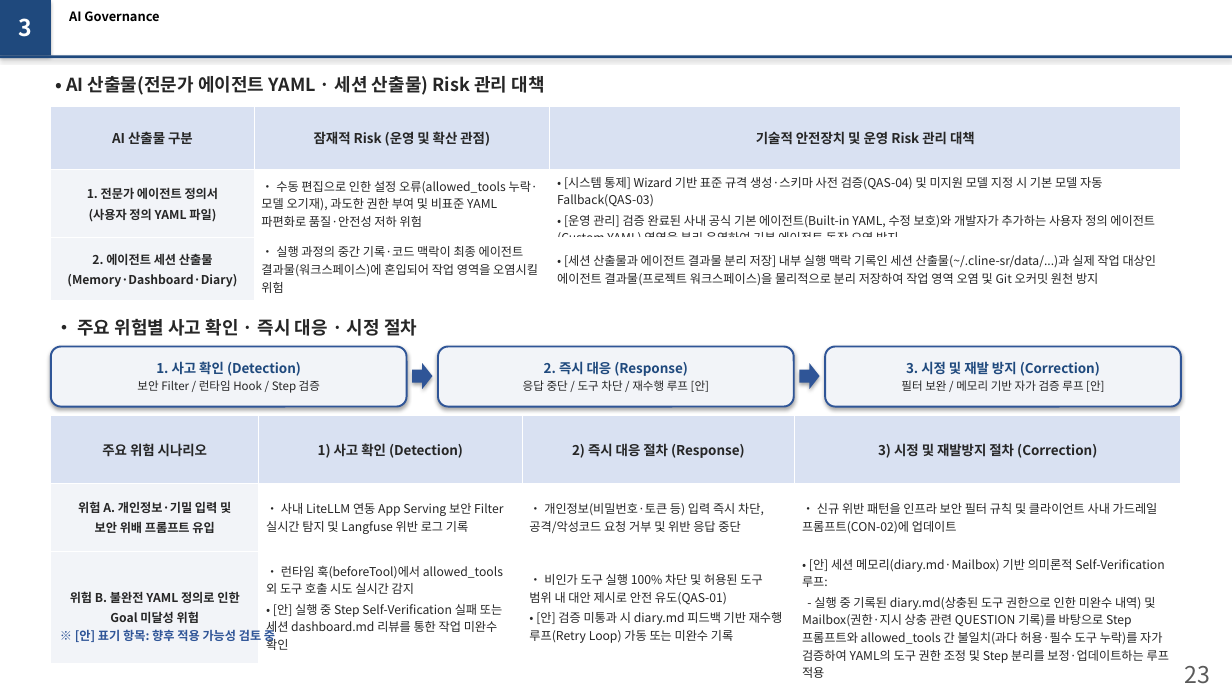
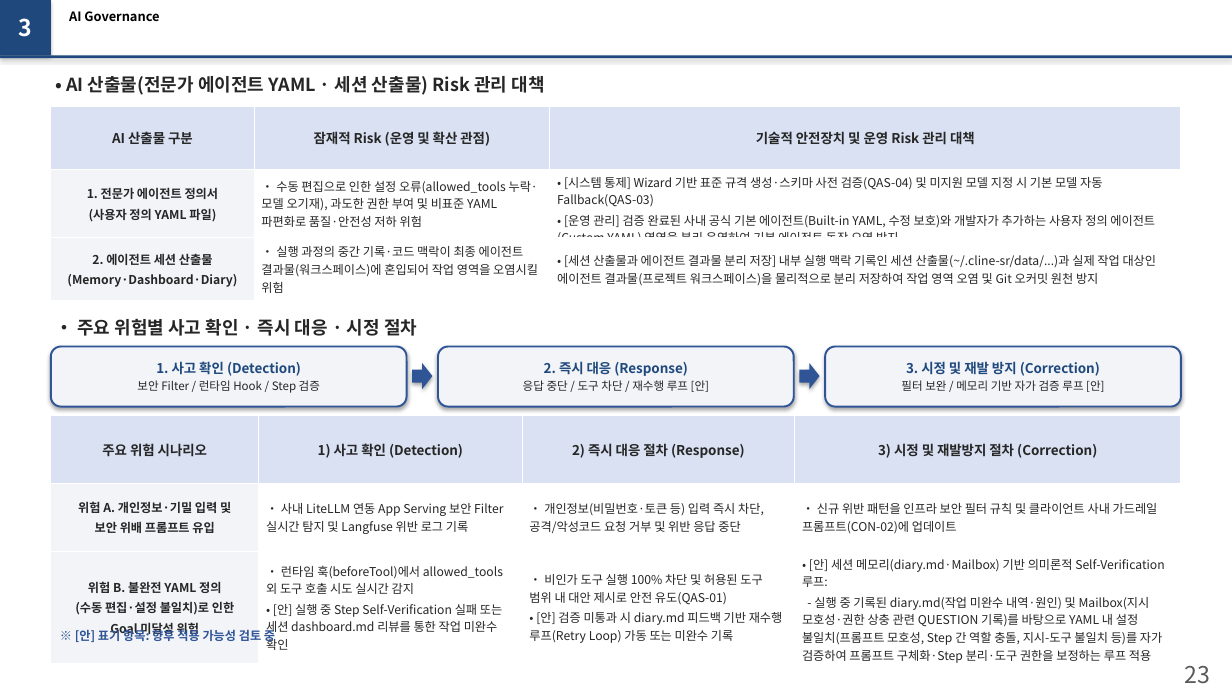
Before and after one commit to misjin05/playground, a slide deck: slide 2 of AIS/Reports/Slide22_23_Update.pptx. Drawn at 1232x693 pixels with LibreOffice and Linux fonts; fonts in the diff are those of the drawing. Boxes give left, top, right and bottom in pixels: in the first picture for what was removed or moved away, otherwise in the second. Text is boxed around its words. In the diff, an @@ line names an element or a change of style, - is before the commit and + after.

Commit message:
Update Risk B title with (수동 편집·설정 불일치) and broaden semantic self-verification loop

```diff
--- a/AIS/Reports/Slide22_23_Update.pptx
+++ b/AIS/Reports/Slide22_23_Update.pptx
@@ table at (51, 416, 1181, 667) @@
-row 3, column 1: 위험 B. 불완전 YAML 정의로 인한 / Goal 미달성 위험
+row 3, column 1: 위험 B. 불완전 YAML 정의 / (수동 편집·설정 불일치)로 인한 / Goal 미달성 위험
-row 3, column 4: • [안] 세션 메모리(diary.md·Mailbox) 기반 의미론적 Self-Verification 루프: / - 실행 중 기록된 diary.md(상충된 도구 권한으로 인한 미완수 내역) 및 Mailbox(권한·지시 상충 관련 QUESTION 기록)를 바탕으로 Step 프롬프트와 allowed_tools 간 불일치(과다 허용·필수 도구 누락)를 자가 검증하여 YAML의 도구 권한 조정 및 Step 분리를 보정·업데이트하는 루프 적용
+row 3, column 4: • [안] 세션 메모리(diary.md·Mailbox) 기반 의미론적 Self-Verification 루프: / - 실행 중 기록된 diary.md(작업 미완수 내역·원인) 및 Mailbox(지시 모호성·권한 상충 관련 QUESTION 기록)를 바탕으로 YAML 내 설정 불일치(프롬프트 모호성, Step 간 역할 충돌, 지시-도구 불일치 등)를 자가 검증하여 프롬프트 구체화·Step 분리·도구 권한을 보정하는 루프 적용
```
Also in this commit, not shown: 1 other file.
